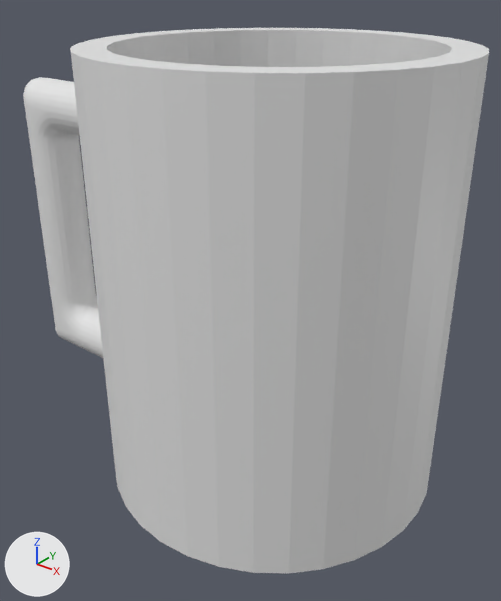
Renders of the OBJ model data/cups/onepiece/1.obj from each side of a commit.
Camera for both pictures: a 50 mm lens placed at (0.19, -0.236, 0.172), pointed at (0.046, -0.055, 0.06). The lights are fixed; the arrows at lower left show +X, +Y and +Z. Where no turn or scale is listed for an object, it has been applied to the vertices.

The scene before the commit, as lines of its bpy script (objects in view):
```python
me_1 = bpy.data.meshes.new('1')
me_1.from_pydata(...)  # 690 vertices, 1372 faces; spans x -0.065..0.12, y -0.12..0.0, z 0.0..0.15
ob_1 = bpy.data.objects.new('1', me_1)
ob_1.location = (0.0, 0.0, 0.0)
```
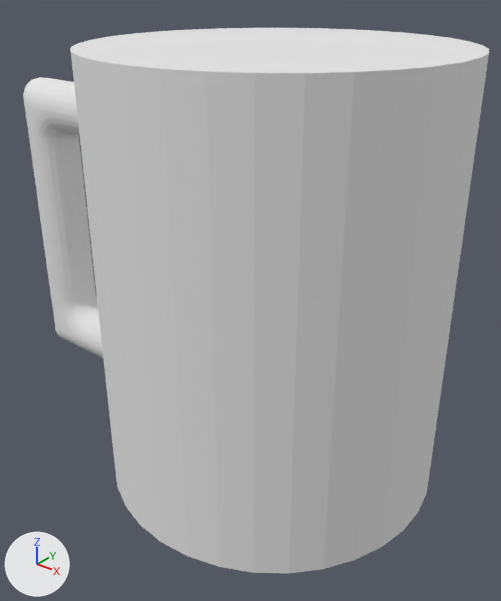
What differs and where, as boxes (x1, y1, x2, y2) in the pictures (501 x 601 px):
part 1 of me_1, cut back
    both: (70, 28, 489, 73)

The change, as a diff of the scene's bpy script:
```diff
--- a/data/cups/onepiece/1.obj.py
+++ b/data/cups/onepiece/1.obj.py
@@ mat_default_obj @@
+mat_default_obj = principled_material('Default_OBJ')
+mat_default_obj.base_color = (0.8, 0.8, 0.8)  # white #e7e7e7
+mat_default_obj.roughness = 1.0
@@ me_1 @@
 # used by ob_1; location = (0.0, 0.0, 0.0)
-me_1.from_pydata(...)  # 690 vertices, 1372 faces; spans x -0.065..0.12, y -0.12..0.0, z 0.0..0.15
+me_1.from_pydata(...)  # 628 vertices, 1248 faces; spans x -0.065..0.12, y -0.12..0.0, z 0.0..0.15
+# me_1 part 1
+# 63 vertices are removed from x 0.01..0.11, y -0.11..-0.01, z 0.02..0.15
+# 158 faces are deleted
+# 1 vertex is added at (0.06, -0.06, 0.15)
+# 34 new faces join them
+me_1.materials.append(mat_default_obj)  # white #e7e7e7
```
